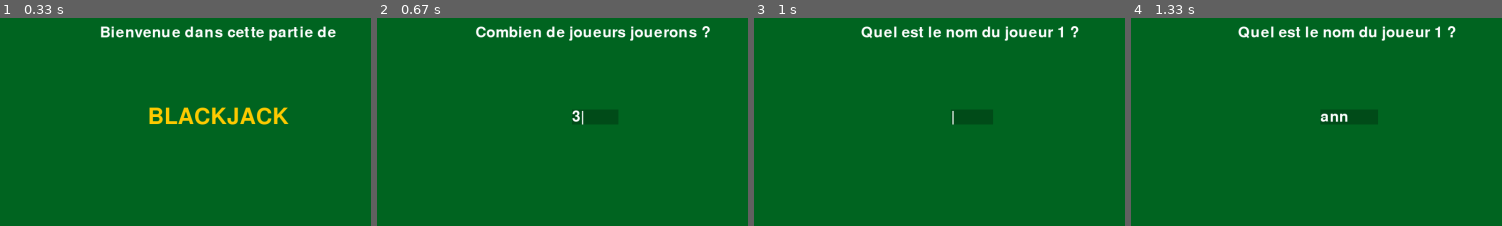
Above: before the commit, frames 1-4 (left to right).
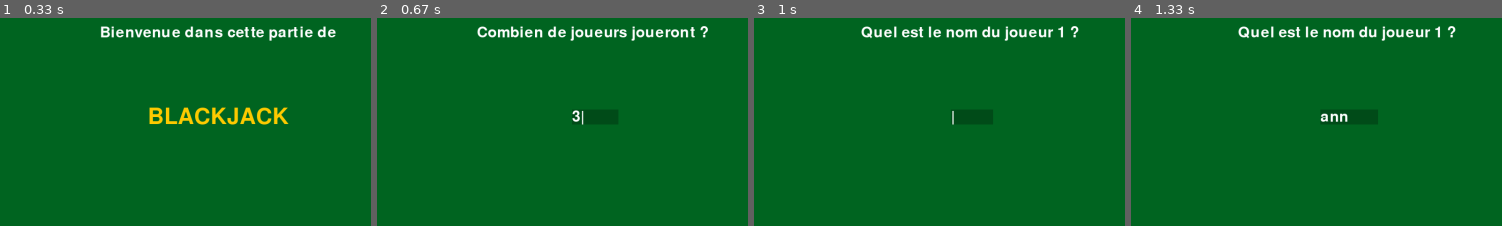
Above: after the commit, the same moments.

Repository: gwt734/BlackJack
Game: pygame game, started from main.py
The game is run twice, just before and just after one commit, with the same random seed, the same clock (stepped at 60 frames per second) and the same inputs.
Inputs:
- Up to frame 1 (0.33 s): no input
- Up to frame 2 (0.67 s): tap Space at 0.33 s
- Up to frame 3 (1 s): tap Enter at 0.67 s
- Up to frame 4 (1.33 s): type "ann" at 1 s
The pictures show only the part of the screen within x 31-81%, y 37-87%; the shares and areas given below are measured in that part.

Frame 1 is identical in both runs. In frame 2, 2.1% of the frame differs, in the area x 26-90%, y 3-12%; in frame 3, nothing differs; in frame 4, nothing differs.

Commit message:
Correction orthographique

Diff:
--- a/main.py
+++ b/main.py
@@ -6,7 +6,7 @@
 
 def main():
     fenetre, polices = Fonctions_pygame.initialisation_fenetre()
-    nb_joueurs = Fonctions.input_protege(question="Combien de joueurs jouerons ? ", type_attendu=int,
+    nb_joueurs = Fonctions.input_protege(question="Combien de joueurs joueront ? ", type_attendu=int,
                                          range_or_list="range", intervalle_reponses_possibles=(2, 6), fenetre=fenetre,
                                          polices=polices, valeur_par_default=3)  # Demande le nombre de joueurs
     print()
